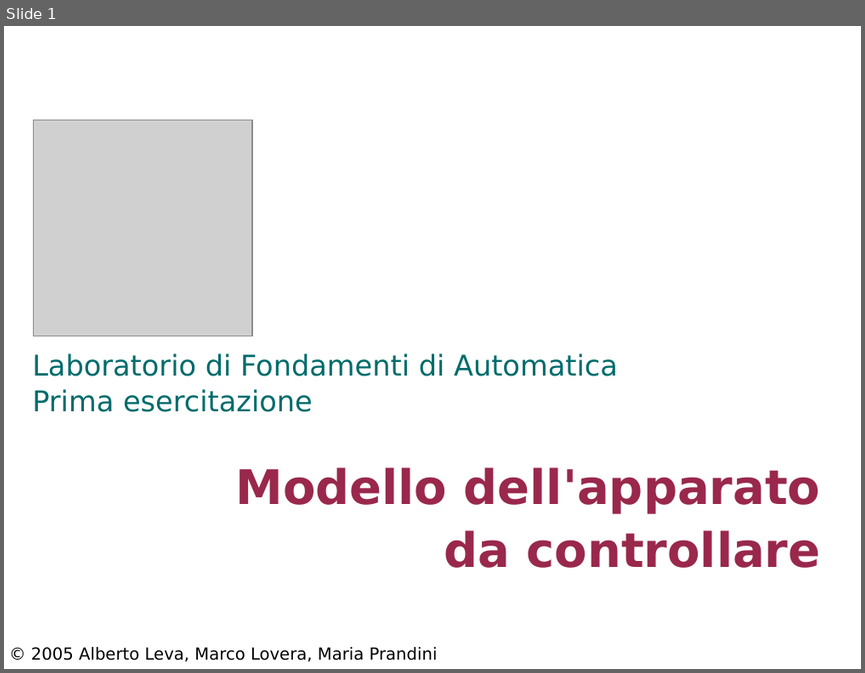
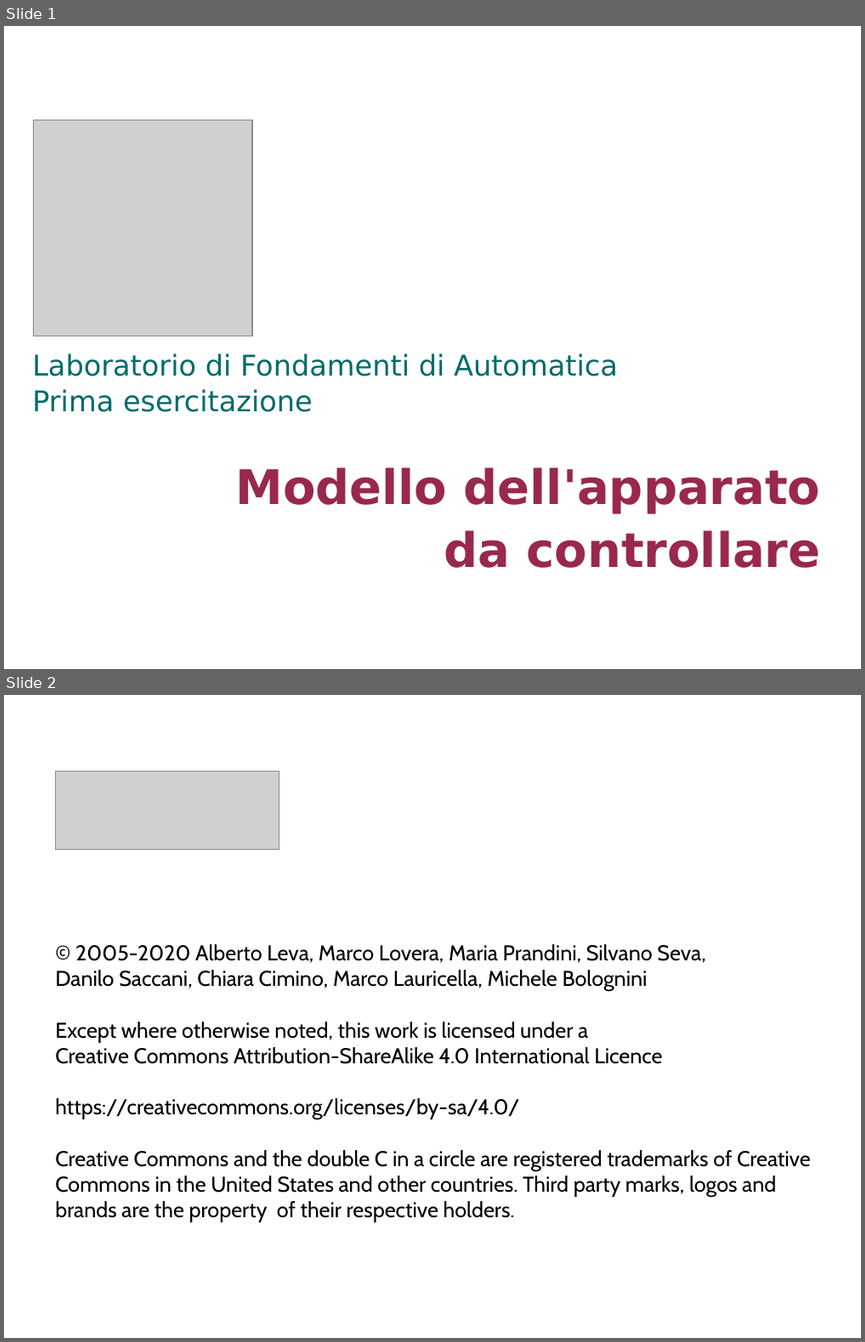
Before and after one commit to looms-polimi/FdA_Lab, a slide deck: FdA_courseware/FdA_Lab1.ppt. Shown one above the other, each under a label of ours: slide 1 before the commit, slides 1 and 2 after it. The pictures are 865x673 and 865x1342 pixels, drawn with LibreOffice and Linux fonts; fonts in the diff are those of the drawing; grey boxes stand for pictures. Boxes give left, top, right and bottom in pixels: in the first picture for what was removed or moved away, otherwise in the second. Text is boxed around its words. In the diff, an @@ line names an element or a change of style, - is before the commit and + after.

Commit message:
Added/updated licence info for slides

```diff
--- a/FdA_courseware/FdA_Lab1.ppt
+++ b/FdA_courseware/FdA_Lab1.ppt
@@ slide 2 added at bbox=[4, 695, 861, 1338], background #FFFFFF @@
@@ picture added at bbox=[55, 771, 279, 849] @@
@@ text added at bbox=[55, 944, 811, 1222], 18 pt, text #000000 @@
+© 2005-2020 Alberto Leva, Marco Lovera, Maria Prandini, Silvano Seva,
+Danilo Saccani, Chiara Cimino, Marco Lauricella, Michele Bolognini
+Except where otherwise noted, this work is licensed under a
+Creative Commons Attribution-ShareAlike 4.0 International Licence
+https://creativecommons.org/licenses/by-sa/4.0/
+Creative Commons and the double C in a circle are registered trademarks of Creative Commons in the United States and other countries. Third party marks, logos and brands are the property of their respective holders.
@@ slide 1 changed as well @@
@@ text removed at bbox=[31, 646, 438, 662] @@
-© 2005 Alberto Leva, Marco Lovera, Maria Prandini
```
Also in this commit, not shown: 14 other slides changed, 4 other files.
